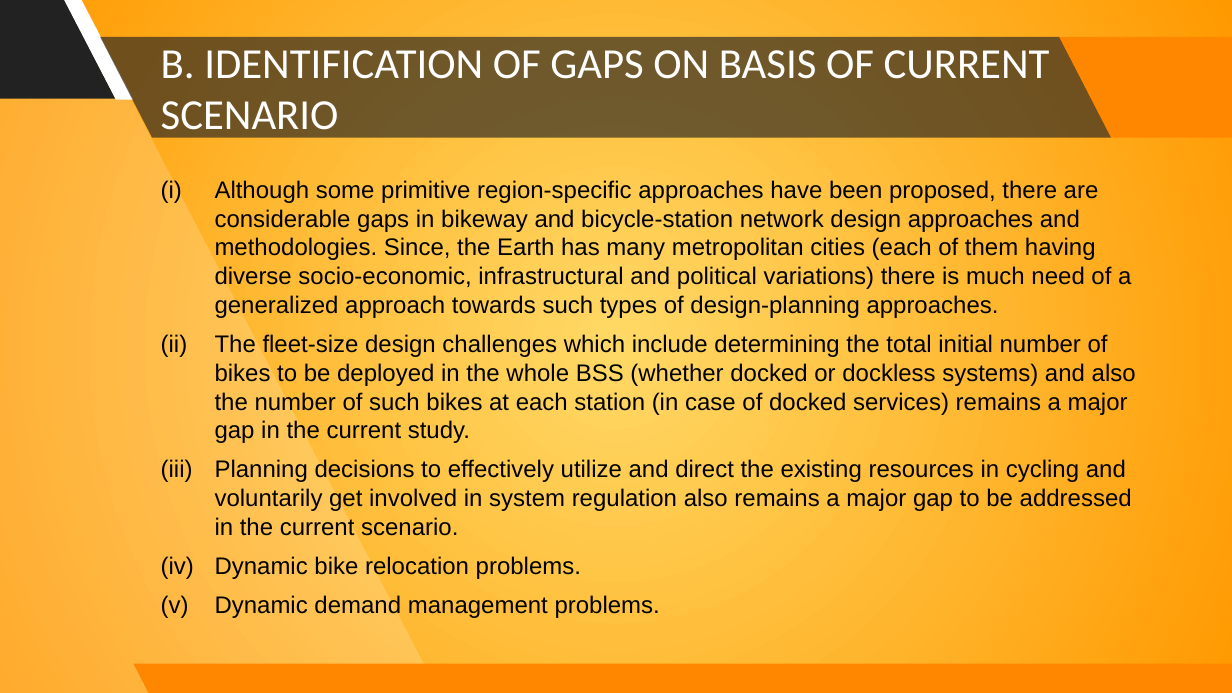
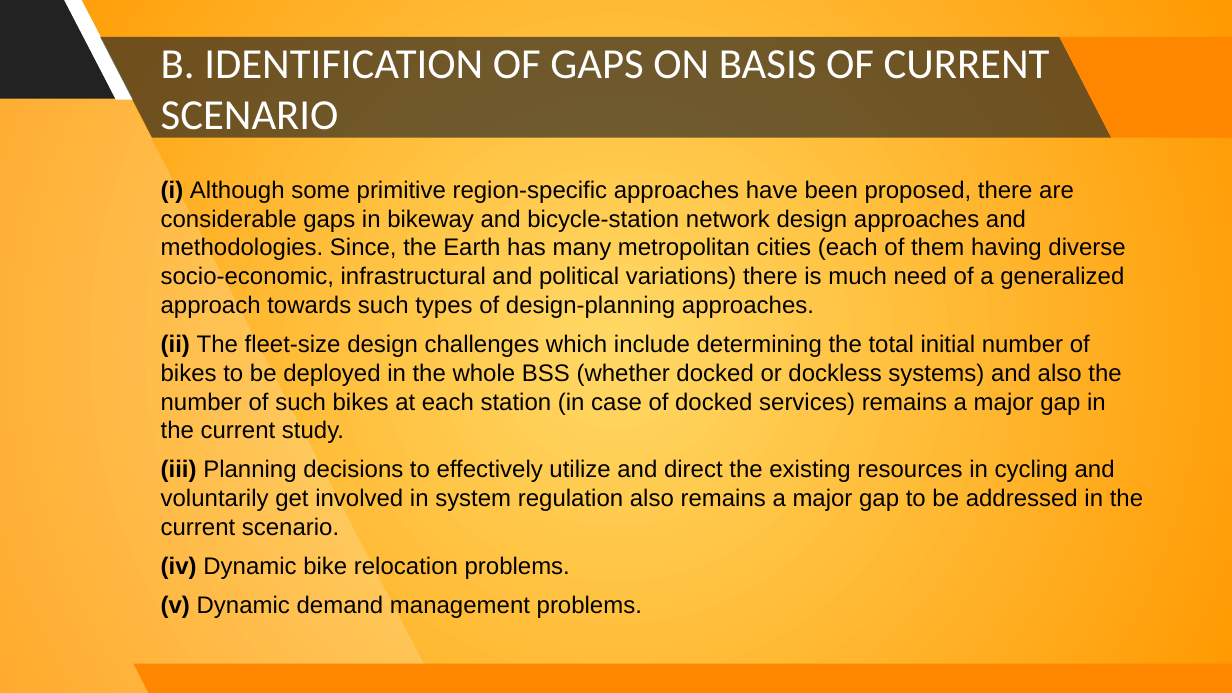
Before and after one commit to astrodestroyergithub/Divvy-Bike-Share, a slide deck: slide 29 of PPTS/19BCE1156_Tamojit_Roy_Capstone_Project_B.Tech_CSE_2019-23_Review-1.pptx. Drawn at 1232x693 pixels with LibreOffice and Linux fonts; fonts in the diff are those of the drawing. Boxes give left, top, right and bottom in pixels: in the first picture for what was removed or moved away, otherwise in the second. Text is boxed around its words. In the diff, an @@ line names an element or a change of style, - is before the commit and + after.

Commit message:
Document slightly formatted

```diff
--- a/PPTS/19BCE1156_Tamojit_Roy_Capstone_Project_B.Tech_CSE_2019-23_Review-1.pptx
+++ b/PPTS/19BCE1156_Tamojit_Roy_Capstone_Project_B.Tech_CSE_2019-23_Review-1.pptx
@@ text at bbox=[161, 180, 1143, 618]: text changed @@
-(i) Although some primitive region-specific approaches have been proposed, there are considerable gaps in bikeway and bicycle-station network design approaches and methodologies. Since, the Earth has many metropolitan cities (each of them having diverse socio-economic, infrastructural and political variations) there is much need of a generalized approach towards such types of design-planning approaches.
-(ii) The fleet-size design challenges which include determining the total initial number of bikes to be deployed in the whole BSS (whether docked or dockless systems) and also the number of such bikes at each station (in case of docked services) remains a major gap in the current study.
-(iii) Planning decisions to effectively utilize and direct the existing resources in cycling and voluntarily get involved in system regulation also remains a major gap to be addressed in the current scenario.
-(iv) Dynamic bike relocation problems.
-(v) Dynamic demand management problems.
+(i) Although some primitive region-specific approaches have been proposed, there are considerable gaps in bikeway and bicycle-station network design approaches and methodologies. Since, the Earth has many metropolitan cities (each of them having diverse socio-economic, infrastructural and political variations) there is much need of a generalized approach towards such types of design-planning approaches.
+(ii) The fleet-size design challenges which include determining the total initial number of bikes to be deployed in the whole BSS (whether docked or dockless systems) and also the number of such bikes at each station (in case of docked services) remains a major gap in the current study.
+(iii) Planning decisions to effectively utilize and direct the existing resources in cycling and voluntarily get involved in system regulation also remains a major gap to be addressed in the current scenario.
+(iv) Dynamic bike relocation problems.
+(v) Dynamic demand management problems.
```
